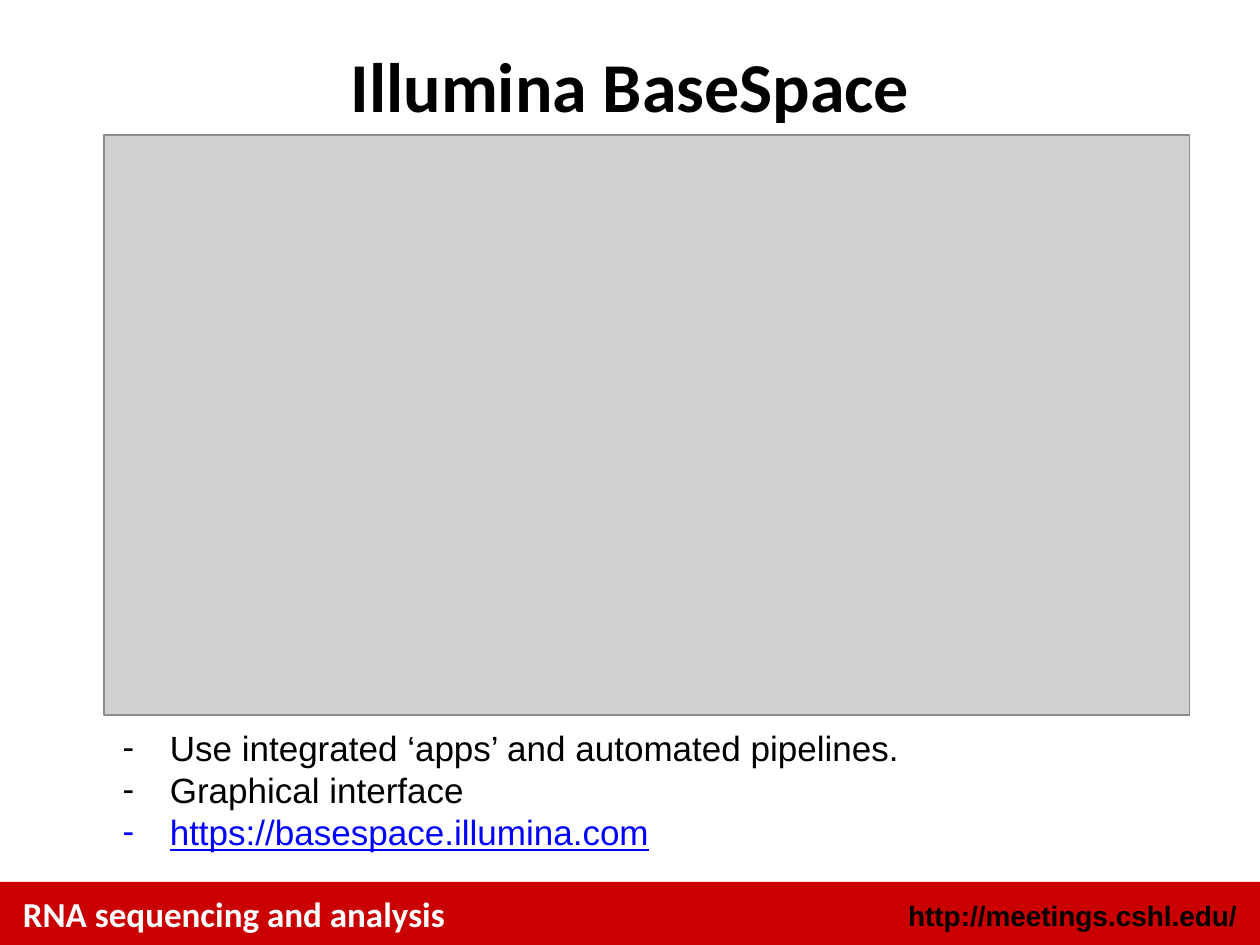
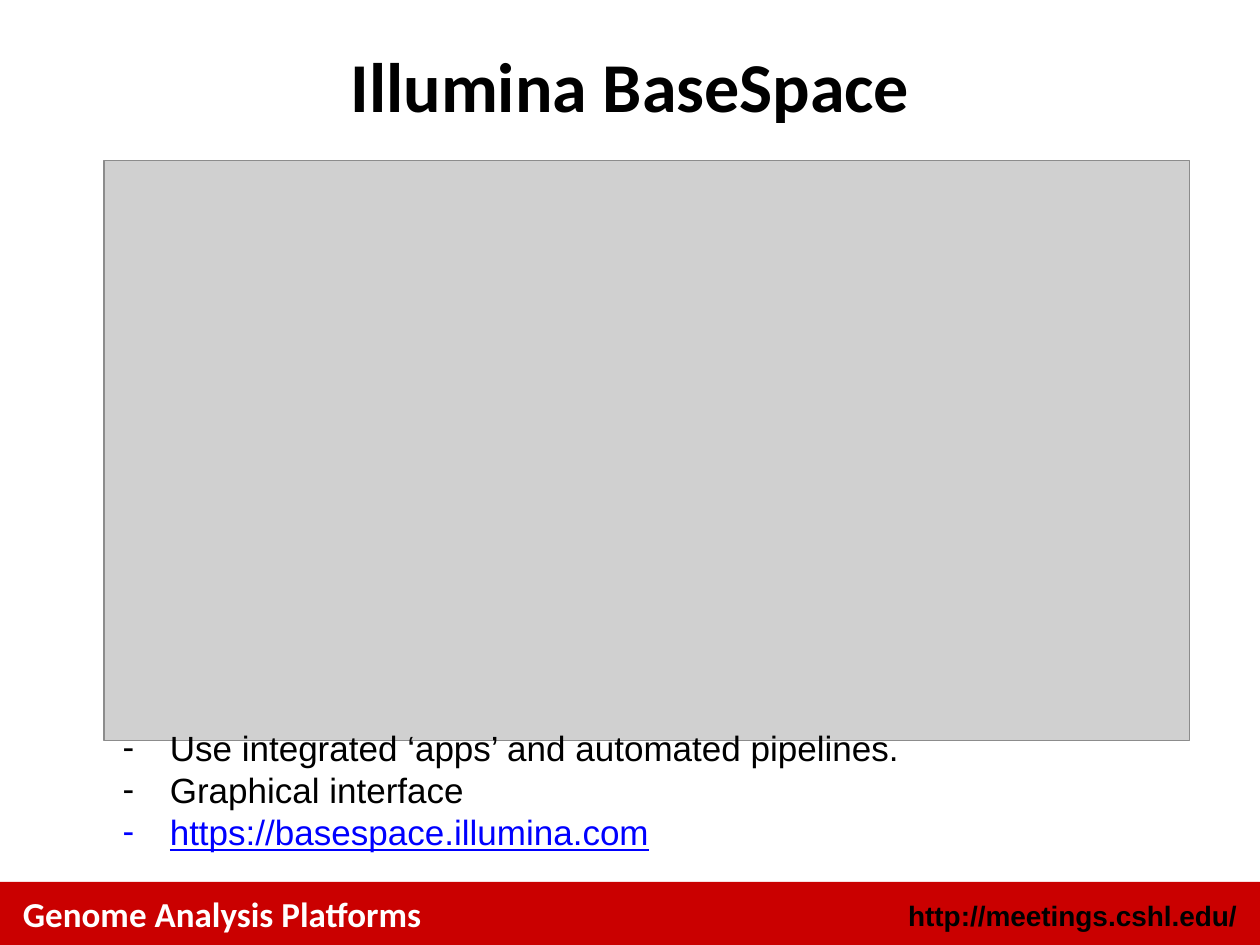
Before and after one commit to griffithlab/rnaseq_tutorial_wiki, a slide deck: slide 15 of LectureFiles/cshl/2014/GenomeAnalysisPlatforms.pptx (slide 16 before the commit). Drawn at 1260x945 pixels with LibreOffice and Linux fonts; fonts in the diff are those of the drawing; grey boxes stand for pictures. Boxes give left, top, right and bottom in pixels: in the first picture for what was removed or moved away, otherwise in the second. Text is boxed around its words. In the diff, an @@ line names an element or a change of style, - is before the commit and + after.

```diff
--- a/LectureFiles/cshl/2014/GenomeAnalysisPlatforms.pptx
+++ b/LectureFiles/cshl/2014/GenomeAnalysisPlatforms.pptx
@@ picture: place and size @@
-picture at box(105, 135, 1189, 714)
+picture at box(105, 160, 1189, 740)
@@ text at box(23, 902, 421, 933): text changed @@
-RNA sequencing and analysis
+Genome Analysis Platforms
```
Also in this commit, not shown: 14 other slides changed, 1 slide added, 2 slides removed.
